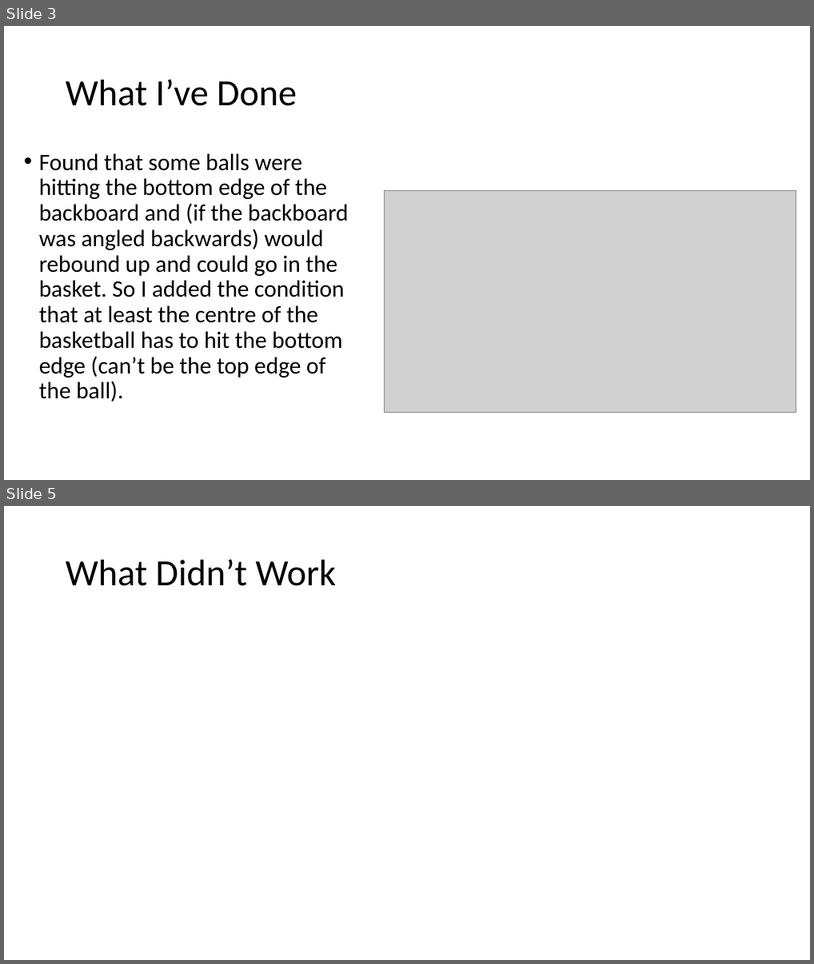
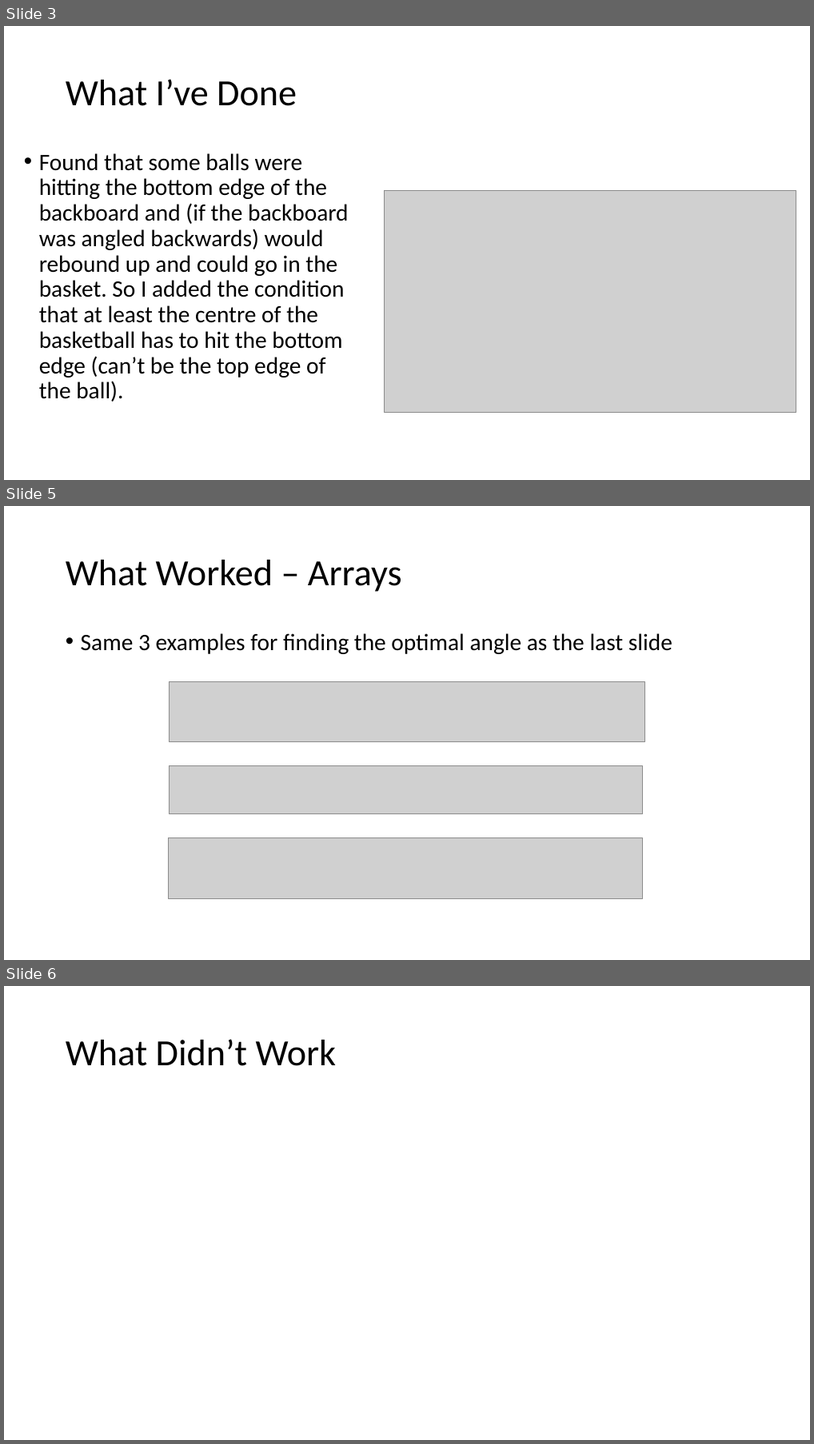
Before and after one commit to cawelch/hoop-never-misses, a slide deck: Weekly Presentations/Week 6.pptx. Shown one above the other, each under a label of ours: slides 3 and 5 before the commit, slides 3, 5 and 6 after it; the slides between them are not shown. The pictures are 814x964 and 814x1444 pixels, drawn with LibreOffice and Linux fonts; fonts in the diff are those of the drawing; grey boxes stand for pictures. Boxes give left, top, right and bottom in pixels: in the first picture for what was removed or moved away, otherwise in the second. Text is boxed around its words. In the diff, an @@ line names an element or a change of style, - is before the commit and + after.

Commit message:
Worked more on optimization

```diff
--- a/Weekly Presentations/Week 6.pptx
+++ b/Weekly Presentations/Week 6.pptx
@@ slide 5 added at bbox=[4, 506, 810, 960], background #FFFFFF @@
@@ title added at bbox=[66, 560, 402, 592], 44 pt, text #000000 @@
+What Worked – Arrays
@@ text added at bbox=[81, 633, 673, 654], 28 pt, text #000000 @@
+• Same 3 examples for finding the optimal angle as the last slide
@@ picture added at bbox=[170, 681, 646, 742] @@
@@ picture added at bbox=[170, 765, 643, 813] @@
@@ picture added at bbox=[169, 837, 642, 899] @@
@@ what was slide 5 is now slide 6 @@
```
Also in this commit, not shown: 2 slides changed, 1 other slide added, 1 slide removed, 15 other files.
